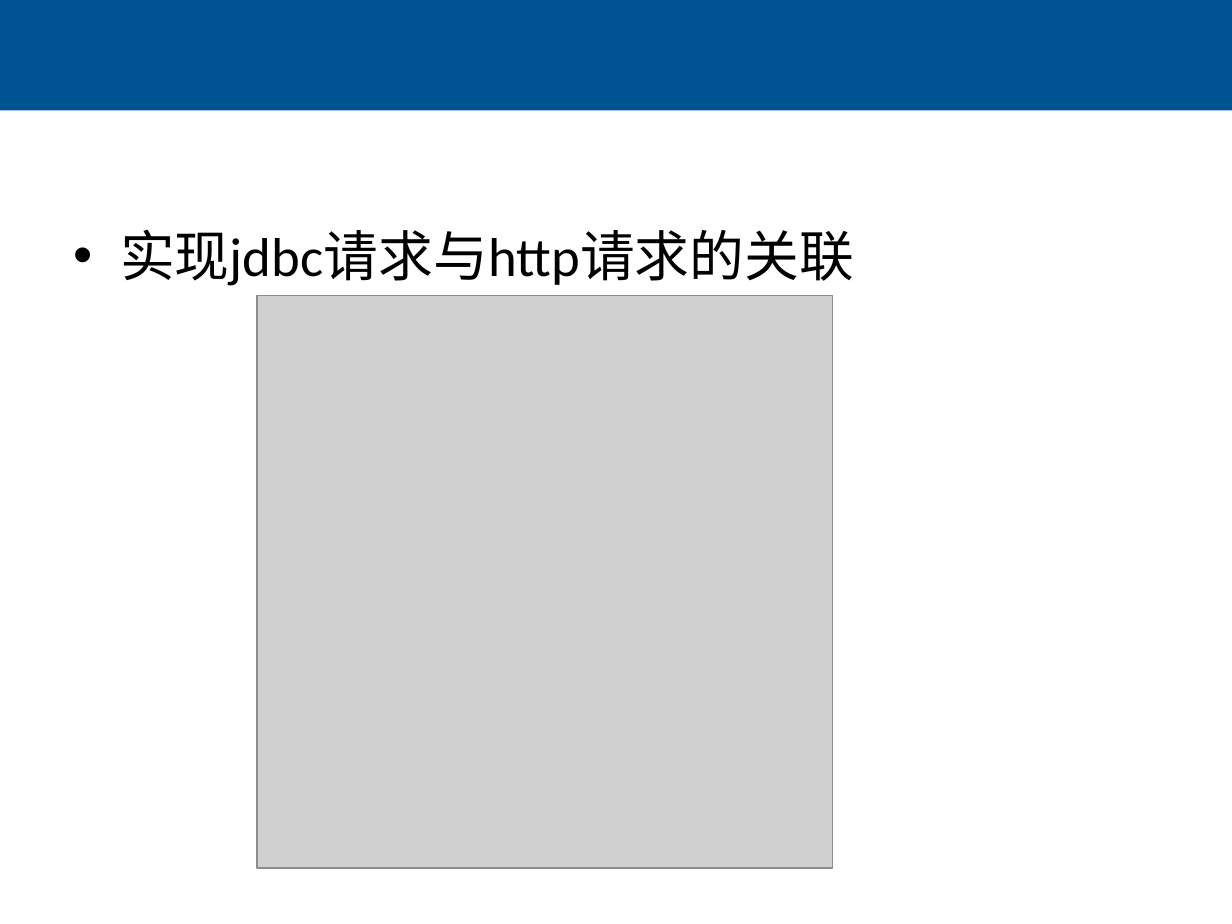
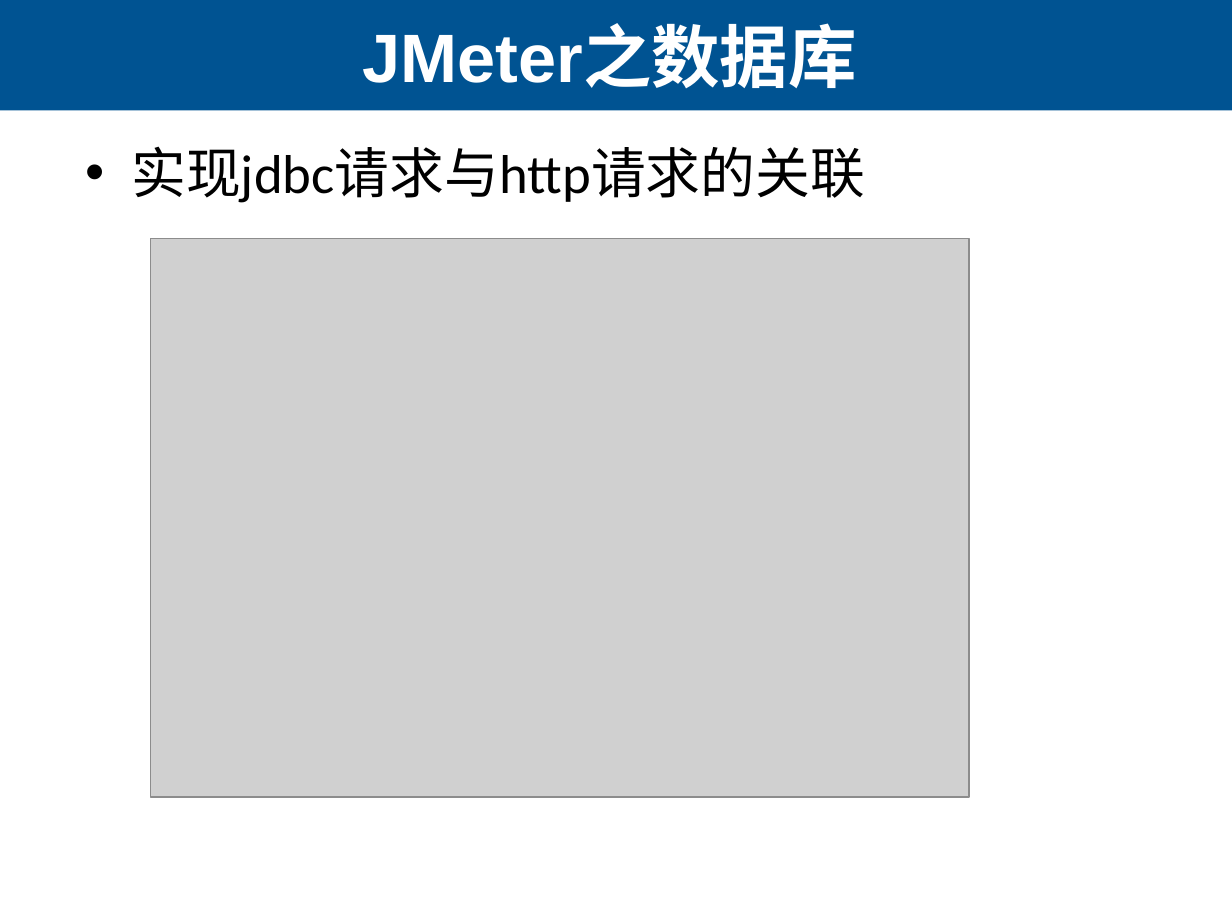
Before and after one commit to lihuanzhen/load-testing, a slide deck: slide 11 of 22 Jmeter性能测试实战.pptx (slide 15 before the commit). Drawn at 1232x924 pixels with LibreOffice and Linux fonts; fonts in the diff are those of the drawing; grey boxes stand for pictures. Boxes give left, top, right and bottom in pixels: in the first picture for what was removed or moved away, otherwise in the second. Text is boxed around its words. In the diff, an @@ line names an element or a change of style, - is before the commit and + after.

```diff
--- a/22 Jmeter性能测试实战.pptx
+++ b/22 Jmeter性能测试实战.pptx
@@ title added at [363,28,857,88], 40 pt, text #FFFFFF, bold @@
+JMeter之数据库
@@ text "实现jdbc请求与http请求的关联": place and size @@
-text "实现jdbc请求与http请求的关联" at [120,229,854,286]
+text "实现jdbc请求与http请求的关联" at [131,146,865,203]
@@ picture: place and size @@
-picture at [257,296,833,869]
+picture at [150,239,970,797]
```
Also in this commit, not shown: 10 other slides changed, 3 slides added, 4 slides removed, 1 other file.
